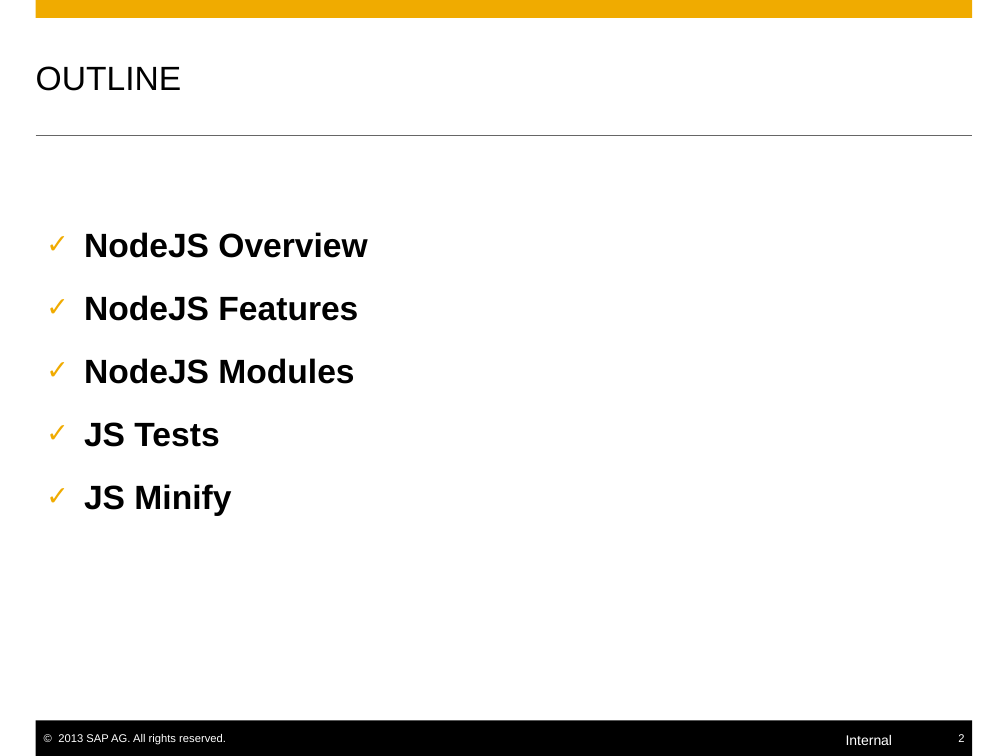
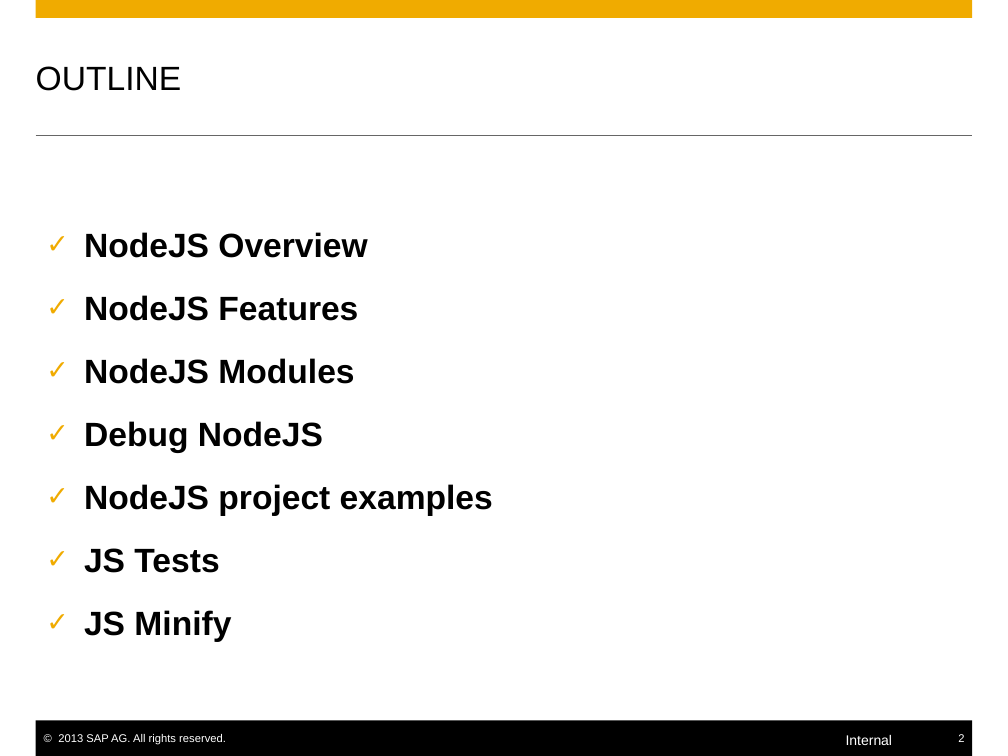
Before and after one commit to yjhcjykwbk-jlsec/mynodejs, a slide deck: slide 2 of nodejs.pptx. Drawn at 1008x756 pixels with LibreOffice and Linux fonts; fonts in the diff are those of the drawing. Boxes give left, top, right and bottom in pixels: in the first picture for what was removed or moved away, otherwise in the second. Text is boxed around its words. In the diff, an @@ line names an element or a change of style, - is before the commit and + after.

```diff
--- a/nodejs.pptx
+++ b/nodejs.pptx
@@ text at bbox=[84, 421, 493, 516]: paragraphs added @@
+✓ Debug NodeJS
+✓ NodeJS project examples
```
Also in this commit, not shown: 19 other slides changed, 7 slides added.
